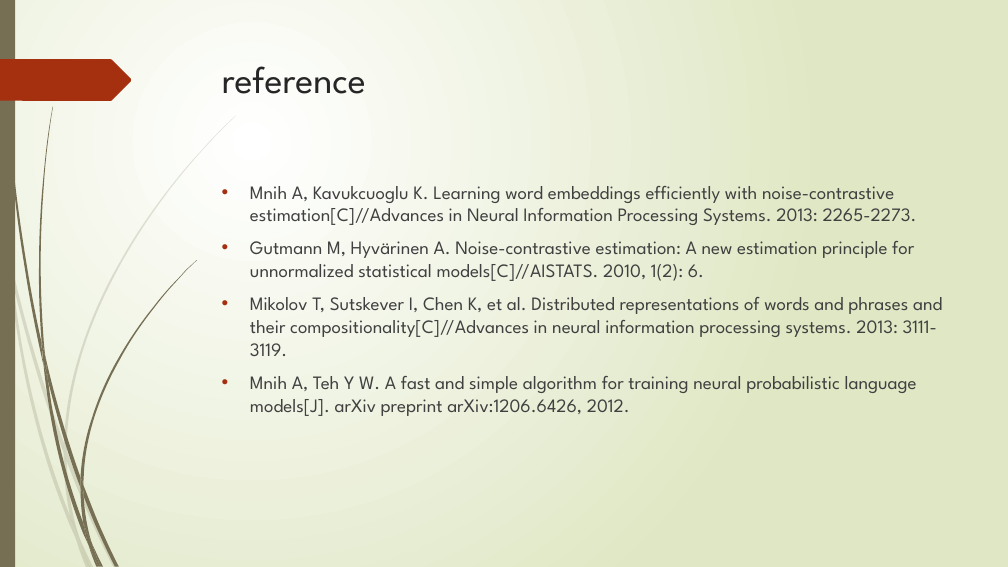
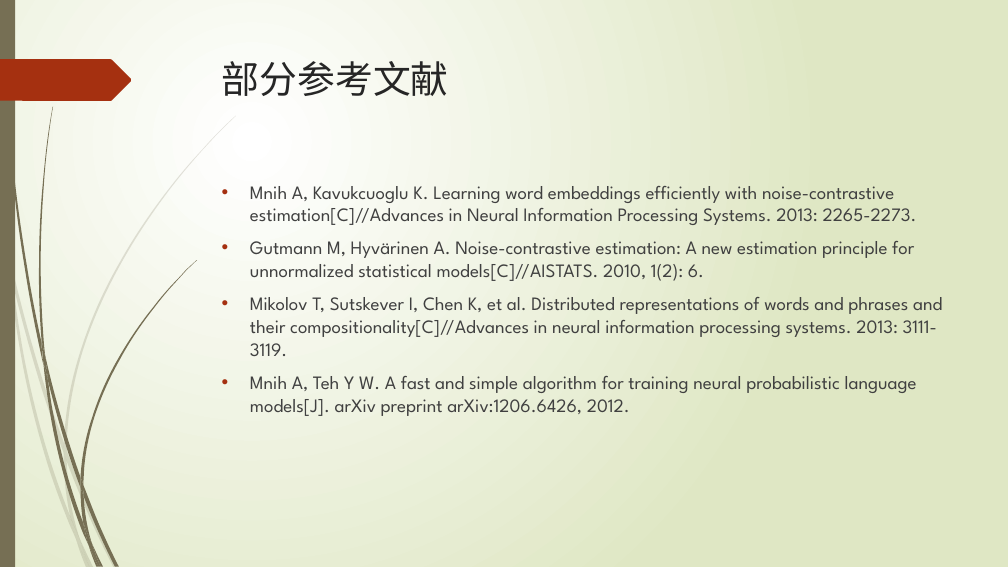
Before and after one commit to jiangnanhugo/Graduate_Design, a slide deck: slide 13 of 开题报告.pptx (slide 14 before the commit). Drawn at 1008x567 pixels with LibreOffice and Linux fonts; fonts in the diff are those of the drawing. Boxes give left, top, right and bottom in pixels: in the first picture for what was removed or moved away, otherwise in the second. Text is boxed around its words. In the diff, an @@ line names an element or a change of style, - is before the commit and + after.

```diff
--- a/开题报告.pptx
+++ b/开题报告.pptx
@@ title at (222,61,449,96): text changed @@
-reference
+部分参考文献
```
Also in this commit, not shown: 16 other slides changed, 1 slide added, 3 slides removed, 14 other files.
